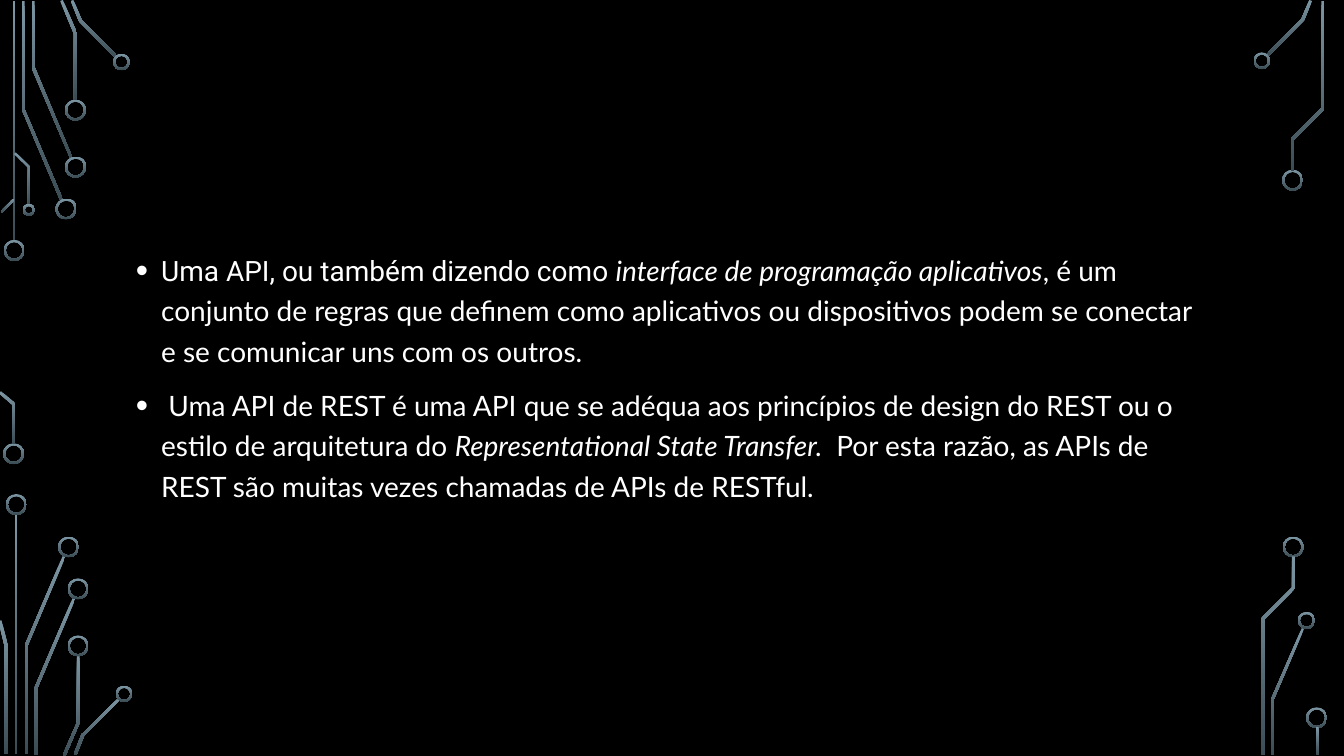
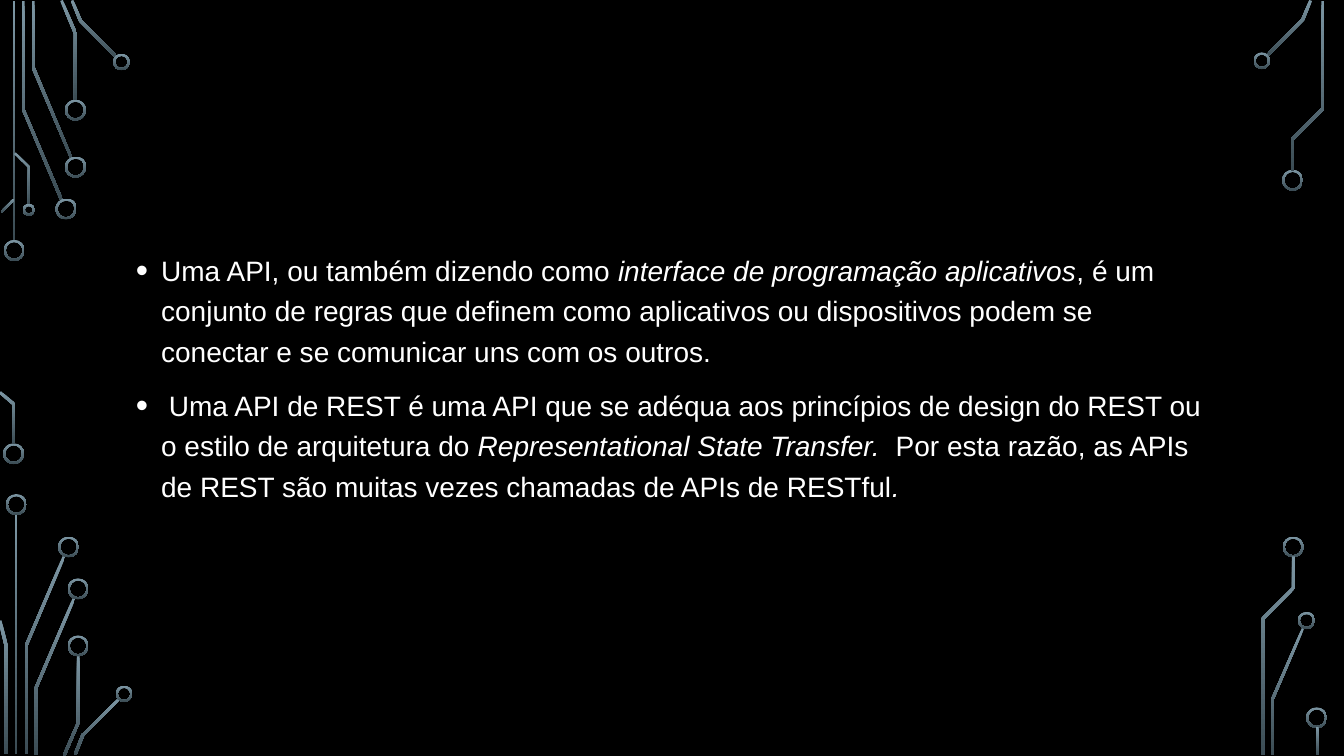
Before and after one commit to Arthur-Prates/EAD-21-02-24, a slide deck: slide 3 of PNEAD.pptx. Drawn at 1344x756 pixels with LibreOffice and Linux fonts; fonts in the diff are those of the drawing; background and template pictures are left out. Boxes give left, top, right and bottom in pixels: in the first picture for what was removed or moved away, otherwise in the second. Text is boxed around its words. In the diff, an @@ line names an element or a change of style, - is before the commit and + after.

```diff
--- a/PNEAD.pptx
+++ b/PNEAD.pptx
@@ text "Uma API, ou também dizendo ..." at (161, 260, 1201, 498): font Roboto to Arial in "Uma API, ou também dizendo como"; font Lato to Arial @@
```
Also in this commit, not shown: 5 other slides changed.
